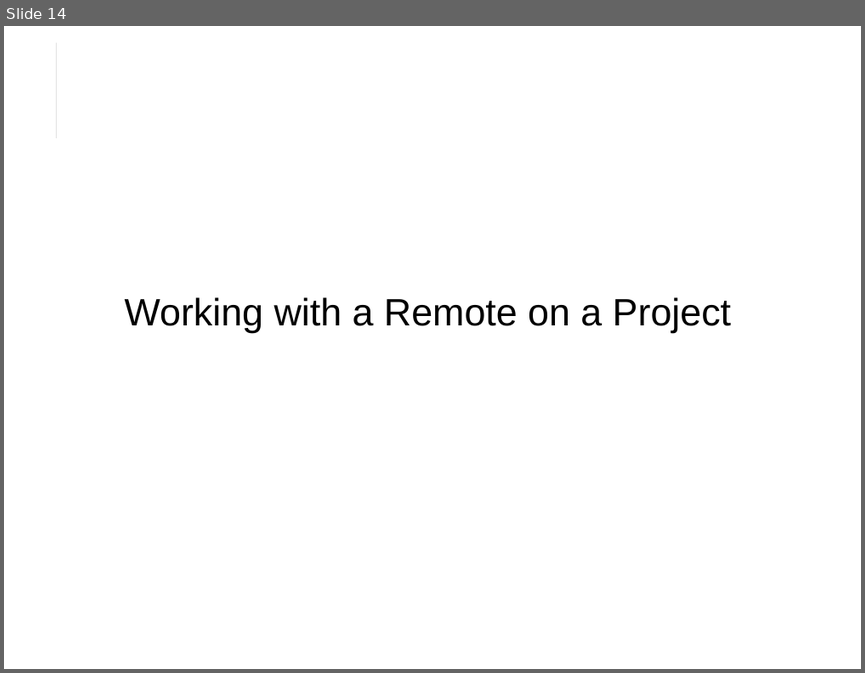
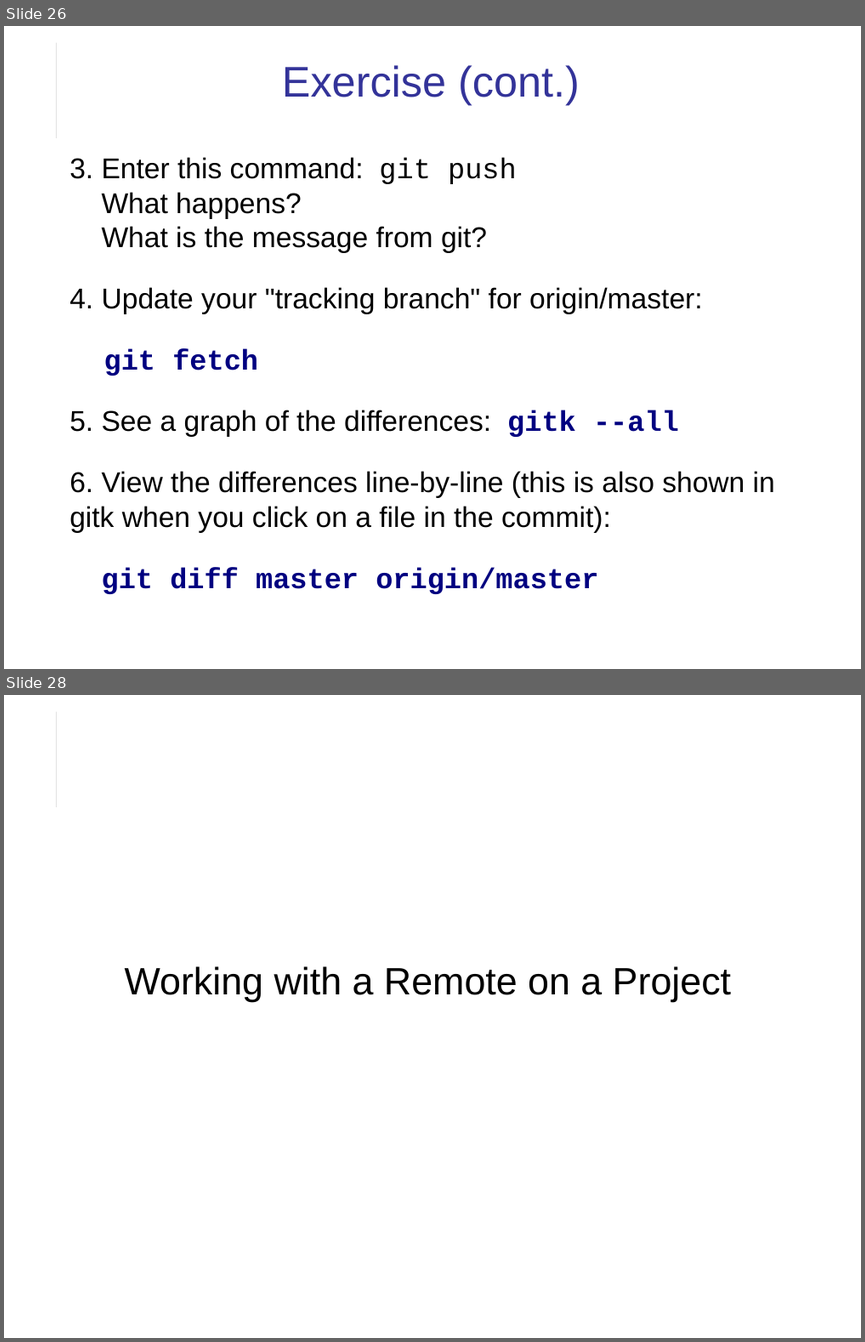
Before and after one commit to cpske/ISP, a slide deck: git/Git-Remotes.odp. Shown one above the other, each under a label of ours: slide 14 before the commit, slides 26 and 28 after it; the slides between them are not shown. The pictures are 865x673 and 865x1342 pixels, drawn with LibreOffice and Linux fonts; fonts in the diff are those of the drawing. Boxes give left, top, right and bottom in pixels: in the first picture for what was removed or moved away, otherwise in the second. Text is boxed around its words. In the diff, an @@ line names an element or a change of style, - is before the commit and + after.

```diff
--- a/git/Git-Remotes.odp
+++ b/git/Git-Remotes.odp
@@ slide 26 added at [4,26,861,669], background #FFFFFF; not listed: 2 template elements that a slide beside it also shows @@
@@ title added at [282,65,579,105], 36 pt, text #333399 @@
+Exercise (cont.)
@@ text added at [69,157,775,594], 24 pt, text #000000 @@
+3. Enter this command: git push
+What happens?
+What is the message from git?
+4. Update your "tracking branch" for origin/master:
+git fetch
+5. See a graph of the differences: gitk --all
+6. View the differences line-by-line (this is also shown in gitk when you click on a file in the commit):
+git diff master origin/master
@@ what was slide 14 is now slide 28 @@
```
Also in this commit, not shown: 8 slides changed, 13 other slides added, 9 other files.
